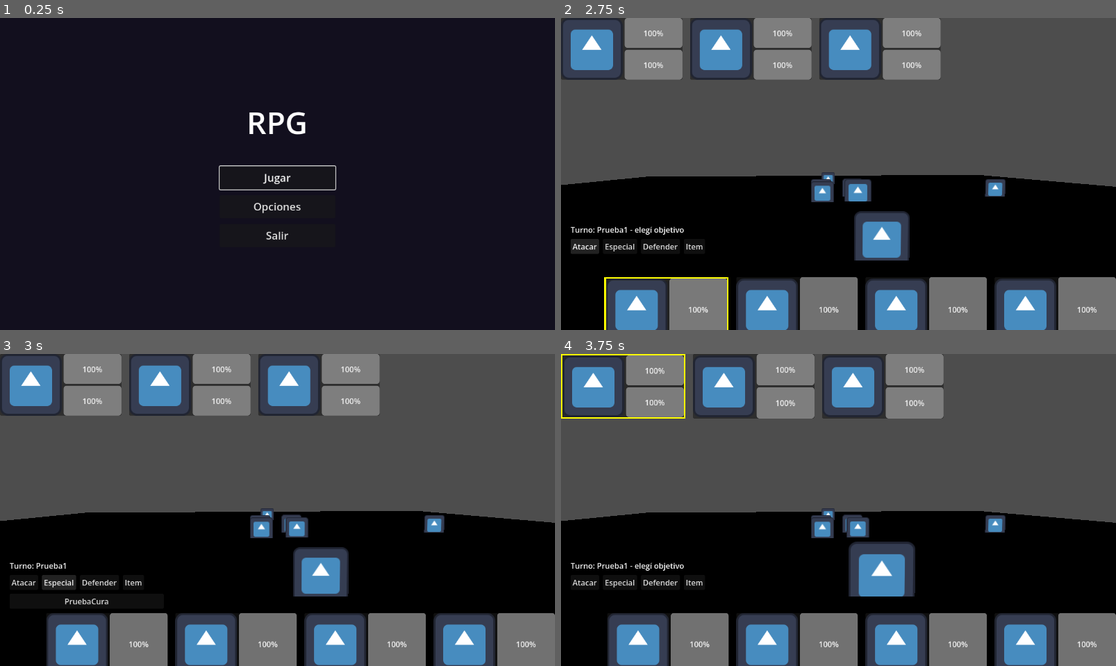
Above: before the commit, frames 1-4 (two rows, left to right).
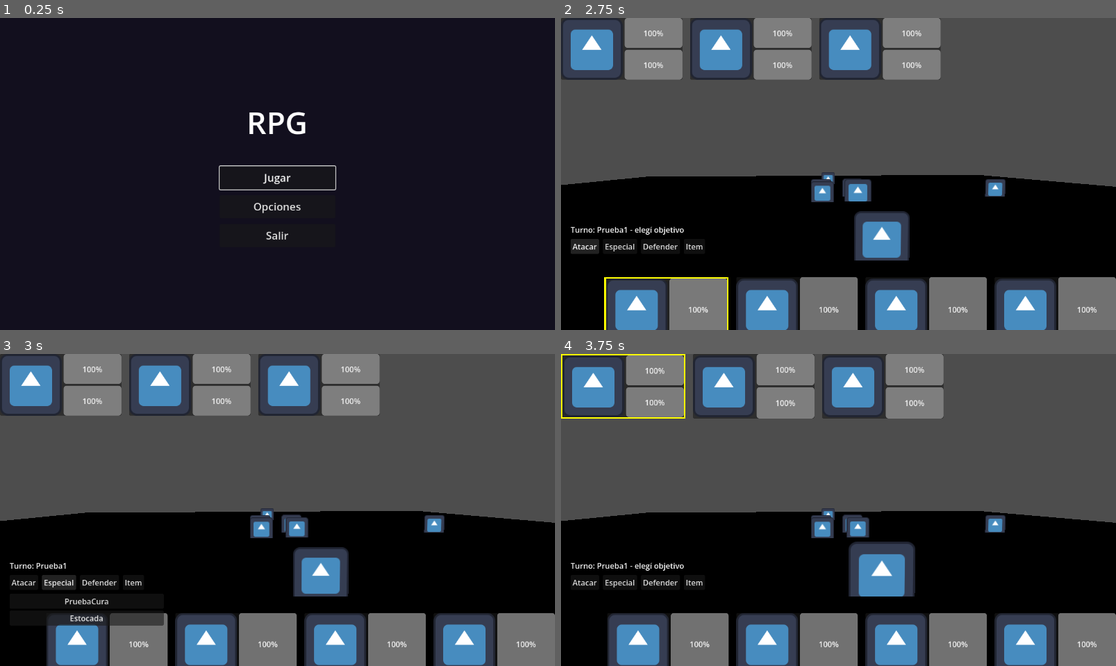
Above: after the commit, the same moments.

Repository: titojuanc/Juego-5-LopezCalo-Melgarejo-Messina-Negri
Game: Godot game, scene res://scenes/main_menu.tscn
Two runs of this game, one before a commit and one after it. Both use one fixed random seed, a clock stepped at 60 frames per second and the inputs below. The engine's default icon, where the game draws it, is replaced by a stand-in: a white triangle on a blue panel in a dark square.
Inputs (mouse positions are in pixels of both pictures, inside the frame that each line leads up to):
- Up to frame 1 (0.25 s): no input
- Up to frame 2 (2.75 s): click "Jugar" at 0.5 s; tap Enter (ui_accept) at 1.25, 1.52 s; move the mouse to (666, 308) at 1.27 s; hold Right (ui_right) 1.28-2 s; tap 1 at 1.35 s; click (666, 308) at 1.42 s; click "Atacar" at 2 s
- Up to frame 3 (3 s): click "Especial" at 2.75 s
- Up to frame 4 (3.75 s): click "PruebaCura" at 3.5 s

Frames 1-2 are identical in both runs. In frame 3, 0.7% of the frame differs, in the area x 8-30%, y 83-88%; in frame 4, nothing differs.

Commit message:
Minijuegos 1
Co-Authored-By: Claude Opus 5.5 <noreply@anthropic.com>

Diff:
--- a/rpg/scenes/combate/UI/ui_combate.tscn
+++ b/rpg/scenes/combate/UI/ui_combate.tscn
@@ -3,11 +3,13 @@
 [ext_resource type="Script" uid="uid://sci2lrf876w5" path="res://scripts/combate/ui_combate.gd" id="1_uiscript"]
 [ext_resource type="PackedScene" uid="uid://c7q2n6duk52qi" path="res://scenes/combate/UI/ui_estado_party.tscn" id="2_bd624"]
 [ext_resource type="PackedScene" uid="uid://tp8uvod817c2" path="res://scenes/combate/UI/ui_estado.tscn" id="3_51nio"]
+[ext_resource type="PackedScene" path="res://scenes/combate/minijuegos/ventana_minijuego.tscn" id="4_ventana"]
 
-[node name="UiCombate" type="CanvasLayer" unique_id=1715428037]
+[node name="UiCombate" type="CanvasLayer" unique_id=1715428037 node_paths=PackedStringArray("ventana_minijuego")]
 script = ExtResource("1_uiscript")
 PartyHealthbar = ExtResource("2_bd624")
 EnemyHealthbar = ExtResource("3_51nio")
+ventana_minijuego = NodePath("VentanaMinijuego")
 
 [node name="Control" type="Control" parent="." unique_id=611697508]
 layout_mode = 3
@@ -73,3 +75,5 @@
 mouse_filter = 2
 visible = false
 layout_mode = 2
+
+[node name="VentanaMinijuego" parent="." instance=ExtResource("4_ventana")]
--- /dev/null
+++ b/rpg/scenes/combate/ataques_especiales/Ataque_cortante_prueba.tres
@@ -0,0 +1,12 @@
+[gd_resource type="Resource" script_class="RecursoAtaqueEspecial" format=3]
+
+[ext_resource type="Script" uid="uid://cr321xta8d7vw" path="res://scripts/recursos/recurso_ataque_especial.gd" id="1_script"]
+
+[resource]
+script = ExtResource("1_script")
+nombre = "Tajo"
+tipo_ataque = 2
+"daño" = 50
+costo_energia = 10
+descripcion = "Ataque especial cortante de prueba"
+metadata/_custom_type_script = "uid://cr321xta8d7vw"
--- /dev/null
+++ b/rpg/scenes/combate/ataques_especiales/Ataque_perforante_prueba.tres
@@ -0,0 +1,12 @@
+[gd_resource type="Resource" script_class="RecursoAtaqueEspecial" format=3]
+
+[ext_resource type="Script" uid="uid://cr321xta8d7vw" path="res://scripts/recursos/recurso_ataque_especial.gd" id="1_script"]
+
+[resource]
+script = ExtResource("1_script")
+nombre = "Estocada"
+tipo_ataque = 1
+"daño" = 50
+costo_energia = 10
+descripcion = "Ataque especial perforante de prueba"
+metadata/_custom_type_script = "uid://cr321xta8d7vw"
--- a/rpg/scenes/combate/enemigos/test_enemigo1.tres
+++ b/rpg/scenes/combate/enemigos/test_enemigo1.tres
@@ -10,4 +10,6 @@
 descripcion = "Este es un enemigo de prueba"
 ataque = 30
 textura = ExtResource("2_dj4dy")
+debilidades = Array[int]([2])
+resistencias = Array[int]([0])
 metadata/_custom_type_script = "uid://ca2ijkkdmetwi"
--- a/rpg/scenes/combate/enemigos/test_enemigo2.tres
+++ b/rpg/scenes/combate/enemigos/test_enemigo2.tres
@@ -10,4 +10,5 @@
 descripcion = "Este es un enemigo de prueba"
 ataque = 30
 textura = ExtResource("2_esk1s")
+debilidades = Array[int]([1])
 metadata/_custom_type_script = "uid://ca2ijkkdmetwi"
--- a/rpg/scenes/combate/enemigos/test_enemigo3.tres
+++ b/rpg/scenes/combate/enemigos/test_enemigo3.tres
@@ -10,4 +10,6 @@
 descripcion = "Este es un enemigo de prueba"
 ataque = 30
 textura = ExtResource("2_cw3ps")
+debilidades = Array[int]([0])
+resistencias = Array[int]([2])
 metadata/_custom_type_script = "uid://ca2ijkkdmetwi"
--- /dev/null
+++ b/rpg/scenes/combate/minijuegos/minijuego_contundente.tscn
@@ -0,0 +1,14 @@
+[gd_scene format=3]
+
+[ext_resource type="Script" path="res://scripts/combate/minijuegos/minijuego_contundente.gd" id="1_script"]
+
+[node name="MinijuegoContundente" type="Control"]
+layout_mode = 3
+anchors_preset = 15
+anchor_right = 1.0
+anchor_bottom = 1.0
+grow_horizontal = 2
+grow_vertical = 2
+script = ExtResource("1_script")
+instruccion = "Hacé clic cuando el anillo toque el círculo"
+duracion = 1.6
--- /dev/null
+++ b/rpg/scenes/combate/minijuegos/minijuego_cortante.tscn
@@ -0,0 +1,14 @@
+[gd_scene format=3]
+
+[ext_resource type="Script" path="res://scripts/combate/minijuegos/minijuego_cortante.gd" id="1_script"]
+
+[node name="MinijuegoCortante" type="Control"]
+layout_mode = 3
+anchors_preset = 15
+anchor_right = 1.0
+anchor_bottom = 1.0
+grow_horizontal = 2
+grow_vertical = 2
+script = ExtResource("1_script")
+instruccion = "Deslizá el mouse por las líneas para cortar"
+duracion = 3.5
--- /dev/null
+++ b/rpg/scenes/combate/minijuegos/minijuego_perforante.tscn
@@ -0,0 +1,14 @@
+[gd_scene format=3]
+
+[ext_resource type="Script" path="res://scripts/combate/minijuegos/minijuego_perforante.gd" id="1_script"]
+
+[node name="MinijuegoPerforante" type="Control"]
+layout_mode = 3
+anchors_preset = 15
+anchor_right = 1.0
+anchor_bottom = 1.0
+grow_horizontal = 2
+grow_vertical = 2
+script = ExtResource("1_script")
+instruccion = "Hacé clic en el punto débil"
+duracion = 3.0
--- /dev/null
+++ b/rpg/scenes/combate/minijuegos/ventana_minijuego.tscn
@@ -0,0 +1,94 @@
+[gd_scene format=3]
+
+[ext_resource type="Script" path="res://scripts/combate/minijuegos/ventana_minijuego.gd" id="1_ventana"]
+[ext_resource type="PackedScene" path="res://scenes/combate/minijuegos/minijuego_contundente.tscn" id="2_contundente"]
+[ext_resource type="PackedScene" path="res://scenes/combate/minijuegos/minijuego_perforante.tscn" id="3_perforante"]
+[ext_resource type="PackedScene" path="res://scenes/combate/minijuegos/minijuego_cortante.tscn" id="4_cortante"]
+
+[node name="VentanaMinijuego" type="CanvasLayer"]
+layer = 2
+visible = false
+script = ExtResource("1_ventana")
+escena_contundente = ExtResource("2_contundente")
+escena_perforante = ExtResource("3_perforante")
+escena_cortante = ExtResource("4_cortante")
+
+[node name="Fondo" type="ColorRect" parent="."]
+layout_mode = 3
+anchors_preset = 15
+anchor_right = 1.0
+anchor_bottom = 1.0
+grow_horizontal = 2
+grow_vertical = 2
+color = Color(0, 0, 0, 0.6)
+
+[node name="Panel" type="PanelContainer" parent="."]
+layout_mode = 3
+anchors_preset = 8
+anchor_left = 0.5
+anchor_top = 0.5
+anchor_right = 0.5
+anchor_bottom = 0.5
+offset_left = -252.0
+offset_top = -235.0
+offset_right = 252.0
+offset_bottom = 235.0
+grow_horizontal = 2
+grow_vertical = 2
+
+[node name="Margen" type="MarginContainer" parent="Panel"]
+layout_mode = 2
+theme_override_constants/margin_left = 12
+theme_override_constants/margin_top = 12
+theme_override_constants/margin_right = 12
+theme_override_constants/margin_bottom = 12
+
+[node name="Contenido" type="VBoxContainer" parent="Panel/Margen"]
+layout_mode = 2
+theme_override_constants/separation = 8
+
+[node name="Titulo" type="Label" parent="Panel/Margen/Contenido"]
+layout_mode = 2
+theme_override_font_sizes/font_size = 20
+horizontal_alignment = 1
+
+[node name="Escenario" type="Control" parent="Panel/Margen/Contenido"]
+custom_minimum_size = Vector2(480, 360)
+layout_mode = 2
+
+[node name="FondoNegro" type="ColorRect" parent="Panel/Margen/Contenido/Escenario"]
+layout_mode = 1
+anchors_preset = 15
+anchor_right = 1.0
+anchor_bottom = 1.0
+grow_horizontal = 2
+grow_vertical = 2
+mouse_filter = 2
+color = Color(0, 0, 0, 1)
+
+[node name="Enemigo" type="TextureRect" parent="Panel/Margen/Contenido/Escenario"]
+texture_filter = 1
+layout_mode = 1
+anchors_preset = -1
+anchor_left = 0.25
+anchor_top = 0.2
+anchor_right = 0.75
+anchor_bottom = 0.8
+grow_horizontal = 2
+grow_vertical = 2
+mouse_filter = 2
+expand_mode = 1
+stretch_mode = 5
+
+[node name="Zona" type="Control" parent="Panel/Margen/Contenido/Escenario"]
+layout_mode = 1
+anchors_preset = 15
+anchor_right = 1.0
+anchor_bottom = 1.0
+grow_horizontal = 2
+grow_vertical = 2
+
+[node name="Resultado" type="Label" parent="Panel/Margen/Contenido"]
+layout_mode = 2
+theme_override_font_sizes/font_size = 28
+horizontal_alignment = 1
--- a/rpg/scenes/combate/personajes/PJ_prueba1.tres
+++ b/rpg/scenes/combate/personajes/PJ_prueba1.tres
@@ -7,12 +7,13 @@
 [ext_resource type="Script" uid="uid://b8536t7dcpoos" path="res://scripts/recursos/recurso_personaje_combate.gd" id="3_6uskk"]
 [ext_resource type="Resource" uid="uid://bemw78jdmkxks" path="res://scenes/combate/items/HP_prueba.tres" id="5_5vxgd"]
 [ext_resource type="Texture2D" uid="uid://c2toy2ejc52at" path="res://icon.svg" id="7_5q5sv"]
+[ext_resource type="Resource" path="res://scenes/combate/ataques_especiales/Ataque_perforante_prueba.tres" id="9_perforante"]
 
 [resource]
 script = ExtResource("3_6uskk")
 nombre = "Prueba1"
 arma = ExtResource("1_5j07o")
-ataques_especiales = Array[ExtResource("1_7vgks")]([ExtResource("3_2boni")])
+ataques_especiales = Array[ExtResource("1_7vgks")]([ExtResource("3_2boni"), ExtResource("9_perforante")])
 inventario = Array[ExtResource("2_touyw")]([ExtResource("5_5vxgd")])
 textura = ExtResource("7_5q5sv")
 metadata/_custom_type_script = "uid://b8536t7dcpoos"
--- a/rpg/scenes/combate/personajes/PJ_prueba2.tres
+++ b/rpg/scenes/combate/personajes/PJ_prueba2.tres
@@ -8,12 +8,13 @@
 [ext_resource type="Resource" uid="uid://bnkujiagopb3y" path="res://scenes/combate/items/BUFF_atk_prueba.tres" id="5_vctdu"]
 [ext_resource type="Resource" uid="uid://dofh3fa48hgow" path="res://scenes/combate/items/BUFF_def_prueba.tres" id="6_r4htr"]
 [ext_resource type="Texture2D" uid="uid://c2toy2ejc52at" path="res://icon.svg" id="8_81bfs"]
+[ext_resource type="Resource" path="res://scenes/combate/ataques_especiales/Ataque_cortante_prueba.tres" id="9_cortante"]
 
 [resource]
 script = ExtResource("3_rcmxg")
 nombre = "Prueba2"
 arma = ExtResource("1_xxu80")
-ataques_especiales = Array[ExtResource("1_w7a42")]([ExtResource("3_vqq3k")])
+ataques_especiales = Array[ExtResource("1_w7a42")]([ExtResource("3_vqq3k"), ExtResource("9_cortante")])
 inventario = Array[ExtResource("2_d8nax")]([ExtResource("5_vctdu"), ExtResource("6_r4htr")])
 textura = ExtResource("8_81bfs")
 metadata/_custom_type_script = "uid://b8536t7dcpoos"
--- a/rpg/scripts/combate/combate.gd
+++ b/rpg/scripts/combate/combate.gd
@@ -33,7 +33,7 @@
 	objetivo.recibir_dano(dano)
 	ataque_realizado.emit(propietario, objetivo, dano)
 
-func usar_ataque_especial(indice: int, objetivo: Salud) -> void:
+func usar_ataque_especial(indice: int, objetivo: Salud, multiplicador: float = 1.0) -> void:
 	if indice < 0 or indice >= ataques_especiales.size() or objetivo == null:
 		return
 	var especial := ataques_especiales[indice]
@@ -41,7 +41,7 @@
 		return
 	energia_actual -= especial.costo_energia
 	energia_cambiada.emit(energia_actual, energia_max)
-	var dano := roundi(especial.daño * bonus_ataque)
+	var dano := roundi(especial.daño * bonus_ataque * multiplicador)
 	if(especial.tipoSpell == especial.TipoSpell.DAÑO ):
 		objetivo.recibir_dano(dano)
 		ataque_realizado.emit(propietario, objetivo, dano)
--- /dev/null
+++ b/rpg/scripts/combate/minijuegos/minijuego_ataque.gd
@@ -0,0 +1,59 @@
+extends Control
+class_name MinijuegoAtaque
+
+signal terminado(resultado: Resultado)
+
+enum Resultado {FALLO, BIEN, PERFECTO}
+
+@export var instruccion: String
+@export var duracion: float = 2.0
+@export var color_tiempo: Color = Color(1, 1, 1, 0.8)
+
+var _activo: bool = false
+var _tiempo: float = 0.0
+
+func _ready() -> void:
+	mouse_filter = Control.MOUSE_FILTER_STOP
+	_activo = true
+	_iniciar()
+
+func _process(delta: float) -> void:
+	if not _activo:
+		return
+	_tiempo += delta
+	_actualizar(delta)
+	queue_redraw()
+	if _activo and _tiempo >= duracion:
+		_terminar(_resultado_por_tiempo())
+
+func _gui_input(event: InputEvent) -> void:
+	if not _activo:
+		return
+	_procesar_mouse(event)
+	accept_event()
+
+func progreso() -> float:
+	return clampf(_tiempo / duracion, 0.0, 1.0)
+
+func _terminar(resultado: Resultado) -> void:
+	if not _activo:
+		return
+	_activo = false
+	queue_redraw()
+	terminado.emit(resultado)
+
+func _dibujar_tiempo() -> void:
+	var alto := 6.0
+	draw_rect(Rect2(0, size.y - alto, size.x * (1.0 - progreso()), alto), color_tiempo)
+
+func _iniciar() -> void:
+	pass
+
+func _actualizar(_delta: float) -> void:
+	pass
+
+func _procesar_mouse(_event: InputEvent) -> void:
+	pass
+
+func _resultado_por_tiempo() -> Resultado:
+	return Resultado.FALLO
--- /dev/null
+++ b/rpg/scripts/combate/minijuegos/minijuego_contundente.gd
@@ -0,0 +1,38 @@
+extends MinijuegoAtaque
+class_name MinijuegoContundente
+
+@export var radio_objetivo: float = 40.0
+@export var radio_inicial: float = 160.0
+@export var tolerancia_perfecto: float = 8.0
+@export var tolerancia_bien: float = 22.0
+@export var color_objetivo: Color = Color.WHITE
+@export var color_anillo: Color = Color(1.0, 0.6, 0.1)
+
+var _radio_golpe: float = -1.0
+
+func _radio_anillo() -> float:
+	return lerpf(radio_inicial, 0.0, progreso())
+
+func _actualizar(_delta: float) -> void:
+	if _radio_anillo() < radio_objetivo - tolerancia_bien:
+		_terminar(Resultado.FALLO)
+
+func _procesar_mouse(event: InputEvent) -> void:
+	if event is InputEventMouseButton and event.pressed and event.button_index == MOUSE_BUTTON_LEFT:
+		_radio_golpe = _radio_anillo()
+		var diferencia := absf(_radio_golpe - radio_objetivo)
+		if diferencia <= tolerancia_perfecto:
+			_terminar(Resultado.PERFECTO)
+		elif diferencia <= tolerancia_bien:
+			_terminar(Resultado.BIEN)
+		else:
+			_terminar(Resultado.FALLO)
+
+func _draw() -> void:
+	var centro := size / 2.0
+	draw_arc(centro, radio_objetivo, 0, TAU, 64, color_objetivo, 4.0)
+	var radio := _radio_golpe if _radio_golpe >= 0.0 else _radio_anillo()
+	draw_arc(centro, radio, 0, TAU, 64, color_anillo, 6.0)
+	if _radio_golpe >= 0.0:
+		draw_circle(centro, radio_objetivo, Color(color_anillo, 0.35))
+	_dibujar_tiempo()
--- /dev/null
+++ b/rpg/scripts/combate/minijuegos/minijuego_cortante.gd
@@ -0,0 +1,89 @@
+extends MinijuegoAtaque
+class_name MinijuegoCortante
+
+@export var cantidad_cortes: int = 3
+@export var largo_corte: float = 0.55
+@export var tolerancia: float = 28.0
+@export var muestras: int = 6
+@export var largo_estela: int = 14
+@export var color_pendiente: Color = Color(1, 1, 1, 0.8)
+@export var color_cortado: Color = Color(1.0, 0.2, 0.2)
+@export var color_estela: Color = Color(0.7, 0.9, 1.0)
+
+var _cortes: Array[Dictionary] = []
+var _estela: PackedVector2Array = []
+var _arrastrando: bool = false
+
+func _actualizar(_delta: float) -> void:
+	if _cortes.is_empty() and size.x > 0.0:
+		_generar_cortes()
+	if not _arrastrando and not _estela.is_empty():
+		_estela.remove_at(0)
+
+func _generar_cortes() -> void:
+	var largo := minf(size.x, size.y) * largo_corte
+	for i in cantidad_cortes:
+		var fila := (i - (cantidad_cortes - 1) / 2.0) * size.y * 0.22
+		var centro := size / 2.0 + Vector2(randf_range(-0.15, 0.15) * size.x, fila)
+		var angulo := randf_range(-0.6, 0.6)
+		if randf() < 0.5:
+			angulo += PI / 2.0
+		var mitad := Vector2.from_angle(angulo) * largo / 2.0
+		var golpes: Array[bool] = []
+		golpes.resize(muestras)
+		golpes.fill(false)
+		_cortes.append({"a": centro - mitad, "b": centro + mitad, "golpes": golpes, "hecho": false})
+
+func _procesar_mouse(event: InputEvent) -> void:
+	if event is InputEventMouseButton and event.button_index == MOUSE_BUTTON_LEFT:
+		_arrastrando = event.pressed
+		_estela.clear()
+		if event.pressed:
+			_estela.append(event.position)
+		else:
+			_reiniciar_golpes()
+	elif event is InputEventMouseMotion and _arrastrando:
+		var anterior: Vector2 = _estela[_estela.size() - 1] if not _estela.is_empty() else event.position
+		_estela.append(event.position)
+		if _estela.size() > largo_estela:
+			_estela.remove_at(0)
+		_registrar_trazo(anterior, event.position)
+
+func _registrar_trazo(desde: Vector2, hasta: Vector2) -> void:
+	for corte in _cortes:
+		if corte.hecho:
+			continue
+		var golpes: Array[bool] = corte.golpes
+		for i in muestras:
+			var muestra: Vector2 = corte.a.lerp(corte.b, i / float(muestras - 1))
+			if Geometry2D.get_closest_point_to_segment(muestra, desde, hasta).distance_to(muestra) <= tolerancia:
+				golpes[i] = true
+		if not golpes.has(false):
+			corte.hecho = true
+	if _cantidad_hechos() == _cortes.size():
+		_terminar(Resultado.PERFECTO)
+
+func _reiniciar_golpes() -> void:
+	for corte in _cortes:
+		if not corte.hecho:
+			corte.golpes.fill(false)
+
+func _cantidad_hechos() -> int:
+	return _cortes.filter(func(c): return c.hecho).size()
+
+func _resultado_por_tiempo() -> Resultado:
+	if _cantidad_hechos() * 2 >= _cortes.size():
+		return Resultado.BIEN
+	return Resultado.FALLO
+
+func _draw() -> void:
+	for corte in _cortes:
+		if corte.hecho:
+			draw_line(corte.a, corte.b, color_cortado, 8.0)
+		else:
+			draw_dashed_line(corte.a, corte.b, color_pendiente, 4.0, 14.0)
+			draw_circle(corte.a, 6.0, color_pendiente)
+			draw_circle(corte.b, 6.0, color_pendiente)
+	if _estela.size() >= 2:
+		draw_polyline(_estela, color_estela, 5.0, true)
+	_dibujar_tiempo()
--- /dev/null
+++ b/rpg/scripts/combate/minijuegos/minijuego_perforante.gd
@@ -0,0 +1,41 @@
+extends MinijuegoAtaque
+class_name MinijuegoPerforante
+
+@export var radio_punto: float = 26.0
+@export var proporcion_perfecto: float = 0.4
+@export var velocidad: float = 1.0
+@export var amplitud: Vector2 = Vector2(0.35, 0.3)
+@export var color_punto: Color = Color(1.0, 0.2, 0.2)
+@export var color_estocada: Color = Color.WHITE
+
+var _fase: float = 0.0
+var _clic: Vector2 = Vector2(-1, -1)
+
+func _iniciar() -> void:
+	_fase = randf() * TAU
+
+func _posicion_punto() -> Vector2:
+	var t := _tiempo * velocidad
+	var desvio := Vector2(sin(t * 1.3 + _fase) * amplitud.x * size.x, sin(t * 2.1 + _fase * 2.0) * amplitud.y * size.y)
+	return size / 2.0 + desvio
+
+func _procesar_mouse(event: InputEvent) -> void:
+	if event is InputEventMouseButton and event.pressed and event.button_index == MOUSE_BUTTON_LEFT:
+		_clic = event.position
+		var distancia := _clic.distance_to(_posicion_punto())
+		if distancia <= radio_punto * proporcion_perfecto:
+			_terminar(Resultado.PERFECTO)
+		elif distancia <= radio_punto:
+			_terminar(Resultado.BIEN)
+		else:
+			_terminar(Resultado.FALLO)
+
+func _draw() -> void:
+	var punto := _posicion_punto()
+	draw_circle(punto, radio_punto, Color(color_punto, 0.5))
+	draw_arc(punto, radio_punto, 0, TAU, 48, color_punto, 3.0)
+	draw_circle(punto, radio_punto * proporcion_perfecto, color_punto)
+	if _clic.x >= 0.0:
+		draw_line(Vector2(size.x / 2.0, size.y), _clic, color_estocada, 5.0)
+		draw_circle(_clic, 6.0, color_estocada)
+	_dibujar_tiempo()
--- /dev/null
+++ b/rpg/scripts/combate/minijuegos/ventana_minijuego.gd
@@ -0,0 +1,73 @@
+extends CanvasLayer
+class_name VentanaMinijuego
+
+@export var escena_contundente: PackedScene
+@export var escena_perforante: PackedScene
+@export var escena_cortante: PackedScene
+@export var multiplicador_fallo: float = 0.5
+@export var multiplicador_bien: float = 1.0
+@export var multiplicador_perfecto: float = 1.5
+@export var demora_resultado: float = 1.2
+
+@onready var titulo: Label = $Panel/Margen/Contenido/Titulo
+@onready var sprite_enemigo: TextureRect = $Panel/Margen/Contenido/Escenario/Enemigo
+@onready var zona: Control = $Panel/Margen/Contenido/Escenario/Zona
+@onready var label_resultado: Label = $Panel/Margen/Contenido/Resultado
+
+func _ready() -> void:
+	hide()
+
+func jugar(especial: RecursoAtaqueEspecial, objetivo: Node3D) -> float:
+	var escena := _escena_para(especial.tipo_ataque)
+	if escena == null:
+		return 1.0
+	var minijuego: MinijuegoAtaque = escena.instantiate()
+	minijuego.set_anchors_and_offsets_preset(Control.PRESET_FULL_RECT)
+	titulo.text = "%s: %s" % [especial.nombre, minijuego.instruccion]
+	label_resultado.text = ""
+	sprite_enemigo.texture = objetivo.visual.texture if objetivo is PersonajeEnemigo else null
+	show()
+	zona.add_child(minijuego)
+
+	var resultado: MinijuegoAtaque.Resultado = await minijuego.terminado
+	var multiplicador := _multiplicador_resultado(resultado)
+	var texto := _texto_resultado(resultado)
+	if objetivo is PersonajeEnemigo and objetivo.datos:
+		var multiplicador_tipo: float = objetivo.datos.multiplicador_contra(especial.tipo_ataque)
+		multiplicador *= multiplicador_tipo
+		if multiplicador_tipo > 1.0:
+			texto += "  ¡Es débil!"
+		elif multiplicador_tipo < 1.0:
+			texto += "  Lo resiste..."
+	label_resultado.text = texto
+
+	await get_tree().create_timer(demora_resultado).timeout
+	minijuego.queue_free()
+	hide()
+	return multiplicador
+
+func _escena_para(tipo: RecursoAtaqueEspecial.TipoAtaque) -> PackedScene:
+	match tipo:
+		RecursoAtaqueEspecial.TipoAtaque.CONTUNDENTE:
+			return escena_contundente
+		RecursoAtaqueEspecial.TipoAtaque.PERFORANTE:
+			return escena_perforante
+		RecursoAtaqueEspecial.TipoAtaque.CORTANTE:
+			return escena_cortante
+	return null
+
+func _multiplicador_resultado(resultado: MinijuegoAtaque.Resultado) -> float:
+	match resultado:
+		MinijuegoAtaque.Resultado.PERFECTO:
+			return multiplicador_perfecto
+		MinijuegoAtaque.Resultado.BIEN:
+			return multiplicador_bien
+	return multiplicador_fallo
+
+func _texto_resultado(resultado: MinijuegoAtaque.Resultado) -> String:
+	match resultado:
+		MinijuegoAtaque.Resultado.PERFECTO:
+			return "¡PERFECTO!"
+		MinijuegoAtaque.Resultado.BIEN:
+			return "Bien"
+	return "Fallaste"
--- a/rpg/scripts/combate/ui_combate.gd
+++ b/rpg/scripts/combate/ui_combate.gd
@@ -4,6 +4,7 @@
 @export var battle_manager: BattleManager
 @export var PartyHealthbar :PackedScene
 @export var EnemyHealthbar :PackedScene
+@export var ventana_minijuego: VentanaMinijuego
 
 
 @onready var label_turno: Label = $Control/Menu/Turno
@@ -74,10 +75,18 @@
 	var especial: RecursoAtaqueEspecial = _actor_actual.combate.ataques_especiales[indice]
 	if especial.costo_energia > _actor_actual.combate.energia_actual:
 		return
-	var candidatos = _enemigos()
 	if especial.tipoSpell == RecursoAtaqueEspecial.TipoSpell.CURA:
-		candidatos = _aliados()
-	_elegir_objetivo(candidatos, func(objetivo): _actor_actual.combate.usar_ataque_especial(indice, objetivo.salud))
+		_elegir_objetivo(_aliados(), func(objetivo): _actor_actual.combate.usar_ataque_especial(indice, objetivo.salud))
+		return
+	_elegir_objetivo(_enemigos(), _especial_con_minijuego.bind(indice))
+
+func _especial_con_minijuego(objetivo: Node3D, indice: int) -> void:
+	var actor := _actor_actual
+	var especial: RecursoAtaqueEspecial = actor.combate.ataques_especiales[indice]
+	var multiplicador := 1.0
+	if ventana_minijuego:
+		multiplicador = await ventana_minijuego.jugar(especial, objetivo)
+	actor.combate.usar_ataque_especial(indice, objetivo.salud, multiplicador)
 
 func _on_item_presionado() -> void:
 	if _actor_actual == null:
@@ -138,7 +147,8 @@
 func _confirmar(objetivo: Node3D) -> void:
 	var callback := _al_elegir
 	_cancelar_seleccion()
-	callback.call(objetivo)
+	_habilitar_botones(false)
+	await callback.call(objetivo)
 	_terminar_turno()
 
 func _on_panel_elegido(personaje: Node3D) -> void:
--- a/rpg/scripts/recursos/recurso_ataque_especial.gd
+++ b/rpg/scripts/recursos/recurso_ataque_especial.gd
@@ -1,9 +1,11 @@
 extends Resource
 class_name RecursoAtaqueEspecial
 enum TipoSpell {DAÑO, CURA}
+enum TipoAtaque {CONTUNDENTE, PERFORANTE, CORTANTE}
 
 @export var nombre: String
 @export var tipoSpell: TipoSpell
+@export var tipo_ataque: TipoAtaque
 @export var daño: int = 0
 @export var costo_energia: int = 0
 @export var descripcion: String
--- a/rpg/scripts/recursos/recurso_enemigo.gd
+++ b/rpg/scripts/recursos/recurso_enemigo.gd
@@ -6,3 +6,14 @@
 @export var descripcion: String
 @export var ataque: int = 0
 @export var textura: Texture2D
+@export var debilidades: Array[RecursoAtaqueEspecial.TipoAtaque] = []
+@export var resistencias: Array[RecursoAtaqueEspecial.TipoAtaque] = []
+@export var multiplicador_debilidad: float = 1.5
+@export var multiplicador_resistencia: float = 0.5
+
+func multiplicador_contra(tipo: RecursoAtaqueEspecial.TipoAtaque) -> float:
+	if debilidades.has(tipo):
+		return multiplicador_debilidad
+	if resistencias.has(tipo):
+		return multiplicador_resistencia
+	return 1.0
Not shown, added: rpg/scripts/combate/minijuegos/minijuego_ataque.gd.uid
Not shown, added: rpg/scripts/combate/minijuegos/minijuego_contundente.gd.uid
Not shown, added: rpg/scripts/combate/minijuegos/minijuego_cortante.gd.uid
Not shown, added: rpg/scripts/combate/minijuegos/minijuego_perforante.gd.uid
Not shown, added: rpg/scripts/combate/minijuegos/ventana_minijuego.gd.uid
